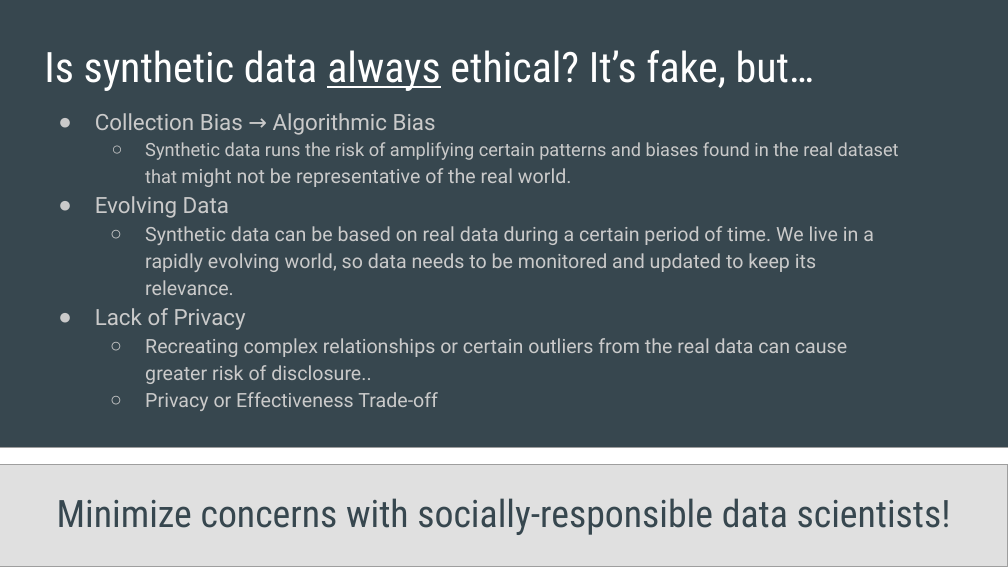
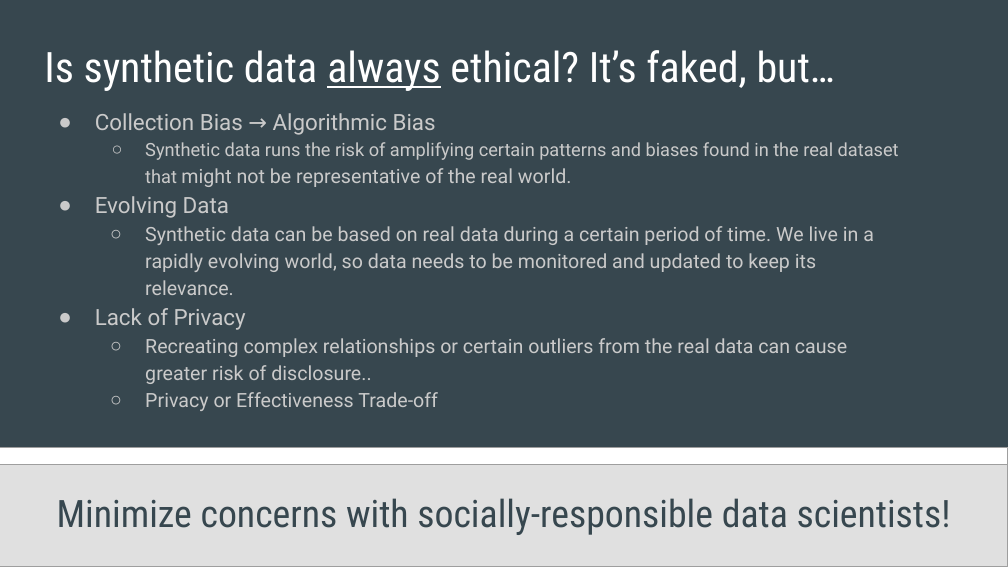
Before and after one commit to MSBA-Team15/ai-finalpresentation, a slide deck: slide 6 of AI Final Presentation Synthetic Data.pptx. Drawn at 1008x567 pixels with LibreOffice and Linux fonts; fonts in the diff are those of the drawing. Boxes give left, top, right and bottom in pixels: in the first picture for what was removed or moved away, otherwise in the second. Text is boxed around its words. In the diff, an @@ line names an element or a change of style, - is before the commit and + after.

```diff
--- a/AI Final Presentation Synthetic Data.pptx
+++ b/AI Final Presentation Synthetic Data.pptx
@@ title at (44,50,835,91): text changed @@
-Is synthetic data always ethical? It’s fake, but…
+Is synthetic data always ethical? It’s faked, but…
```
Also in this commit, not shown: 3 other slides changed.
